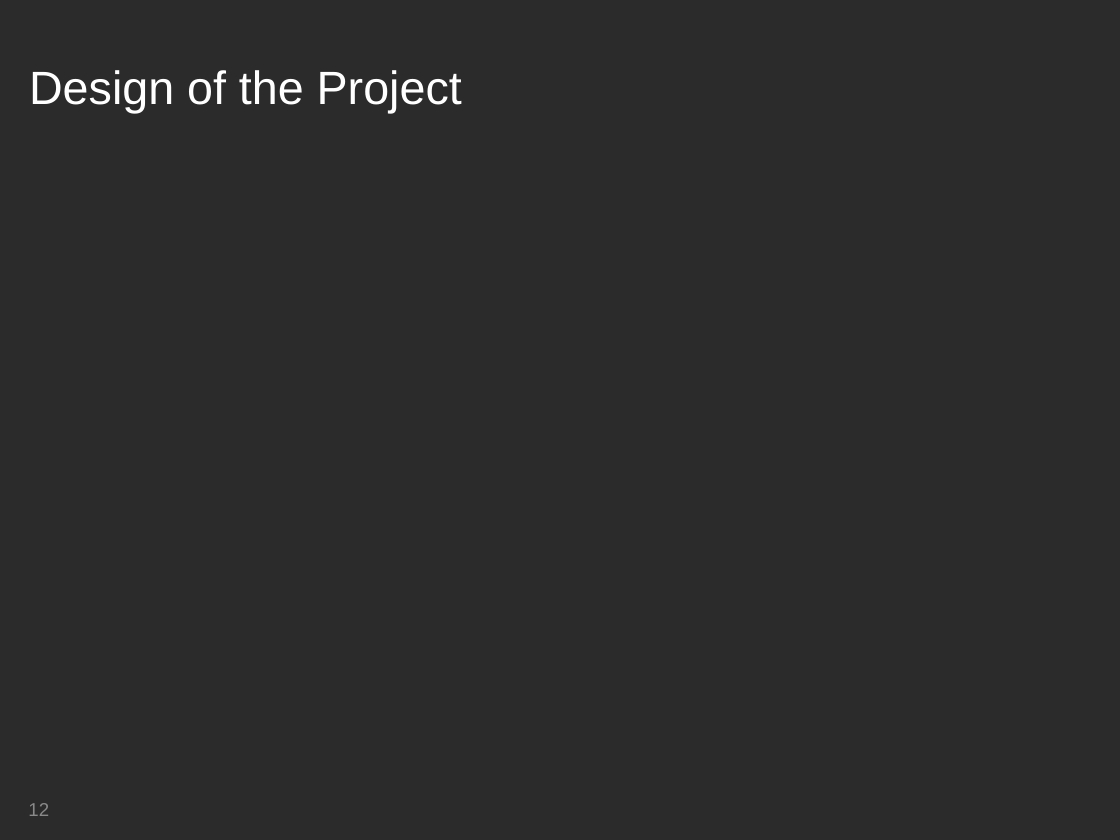
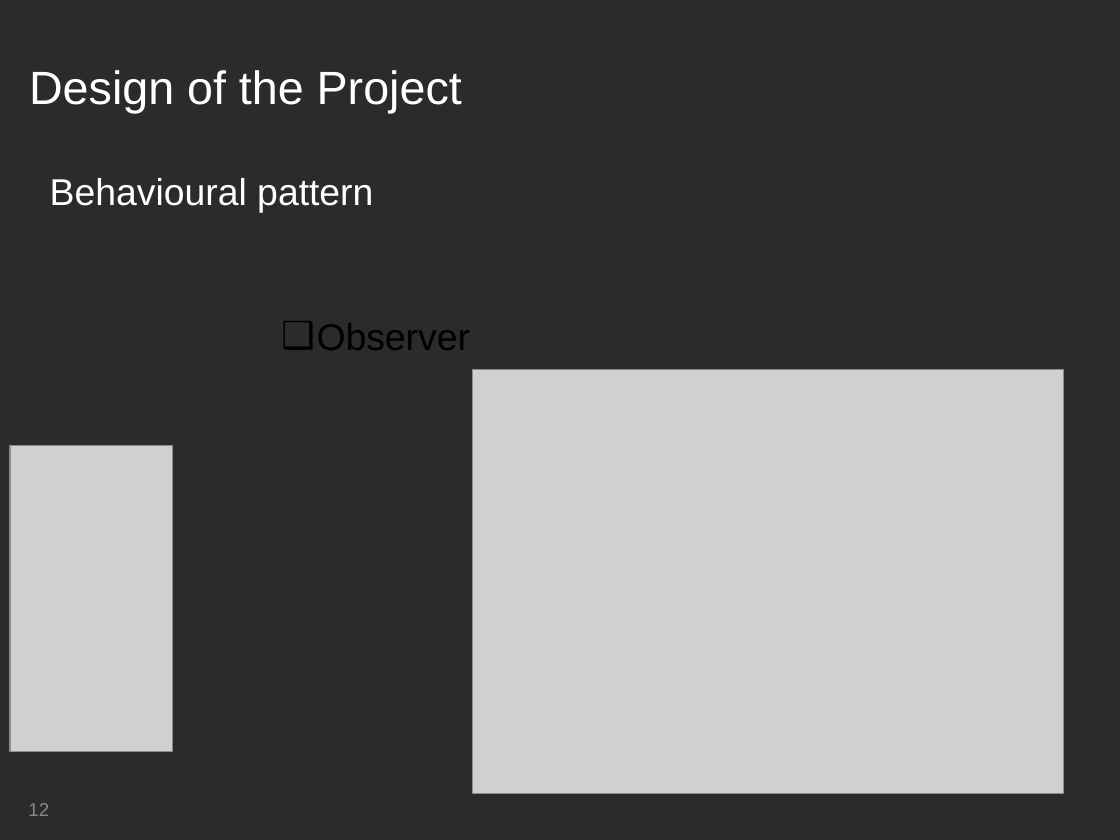
Before and after one commit to MissNanLankwtosh/mateuszgolabc, a slide deck: slide 12 of Presentation/Group Presentation - Mat.ppt. Drawn at 1120x840 pixels with LibreOffice and Linux fonts; fonts in the diff are those of the drawing; grey boxes stand for pictures; background and template pictures are left out; a plain dark background stands for a picture behind light text. Boxes give left, top, right and bottom in pixels: in the first picture for what was removed or moved away, otherwise in the second. Text is boxed around its words. In the diff, an @@ line names an element or a change of style, - is before the commit and + after.

```diff
--- a/Presentation/Group Presentation - Mat.ppt
+++ b/Presentation/Group Presentation - Mat.ppt
@@ text added at (x1=50, y1=178, x2=373, y2=213), 24 pt, text #FFFFFF @@
+Behavioural pattern
@@ text added at (x1=317, y1=323, x2=471, y2=350), 24 pt, text #000000 @@
+❑ Observer
@@ picture added at (x1=473, y1=370, x2=1064, y2=793) @@
@@ picture added at (x1=10, y1=446, x2=172, y2=752) @@
```
Also in this commit, not shown: 4 other slides changed.
